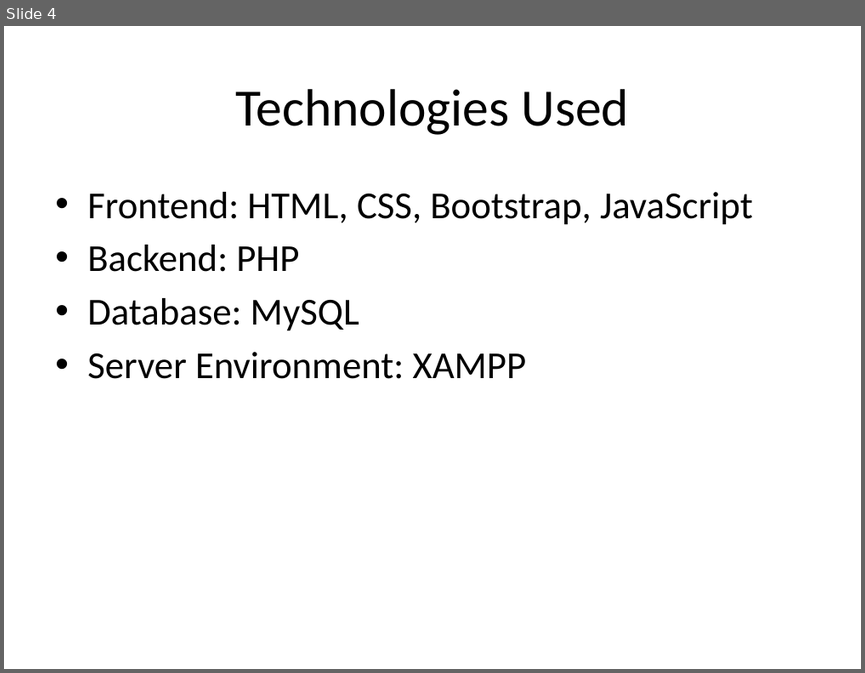
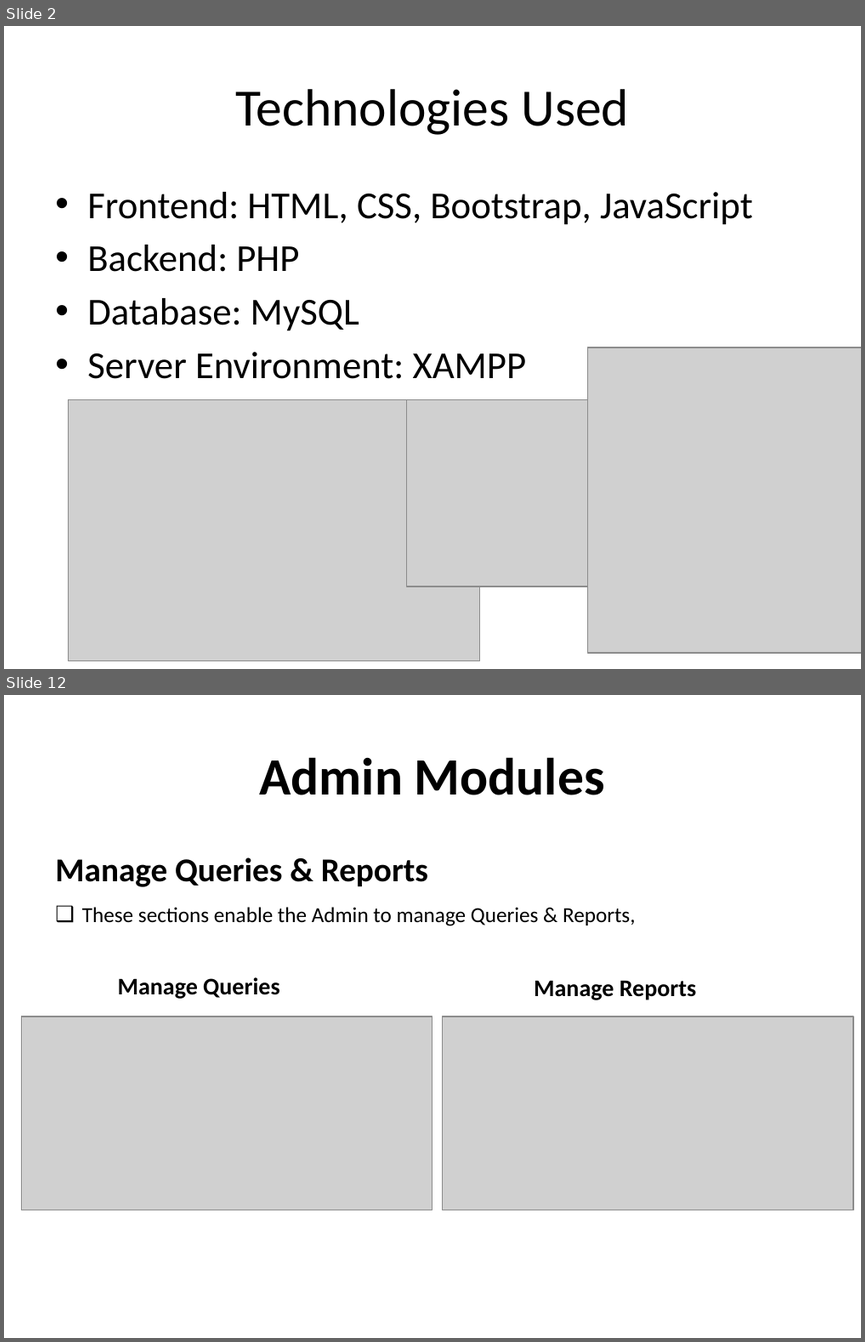
Before and after one commit to Eng-Aadam/Fududeeye-System, a slide deck: Fududeeye(PPT).pptx. Shown one above the other, each under a label of ours: slide 4 before the commit, slides 2 and 12 after it; the slides between them are not shown. The pictures are 865x673 and 865x1342 pixels, drawn with LibreOffice and Linux fonts; fonts in the diff are those of the drawing; grey boxes stand for pictures. Boxes give left, top, right and bottom in pixels: in the first picture for what was removed or moved away, otherwise in the second. Text is boxed around its words. In the diff, an @@ line names an element or a change of style, - is before the commit and + after.

```diff
--- a/Fududeeye(PPT).pptx
+++ b/Fududeeye(PPT).pptx
@@ slide 12 added at (4, 695, 861, 1338), background #FFFFFF @@
@@ title added at (260, 757, 605, 795), 44 pt, text #000000, bold @@
+Admin Modules
@@ text added at (55, 857, 428, 887), 28 pt, text #000000, bold @@
+Manage Queries & Reports
@@ text added at (82, 907, 636, 926), 18 pt, text #000000 @@
+❑ These sections enable the Admin to manage Queries & Reports,
@@ text added at (118, 977, 279, 998), 20 pt, text #000000, bold @@
+Manage Queries
@@ text added at (534, 980, 696, 1000), 20 pt, text #000000, bold @@
+Manage Reports
@@ picture added at (21, 1016, 432, 1210) @@
@@ picture added at (442, 1016, 853, 1210) @@
@@ what was slide 4 is now slide 2 @@
@@ slide 2 changed as well @@
@@ picture added at (587, 347, 861, 652) @@
@@ picture added at (69, 399, 479, 660) @@
@@ picture added at (407, 399, 739, 585) @@
```
Also in this commit, not shown: 1 other slide changed, 10 other slides added, 9 slides removed.
